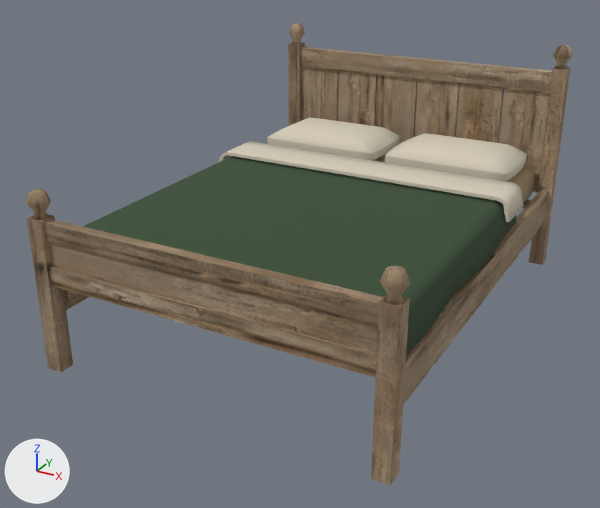
What one commit did to the Blender file data/Assets/Entities/Furniture/Double Bed.blend.
One viewpoint serves both versions: a 50 mm lens placed at (2.31, -4.61, 2.66), pointed at (-0.1, -0.23, 0.47). Every picture has the same lights, and +X, +Y and +Z are marked at lower left. The older version comes first.

Script lines for the objects in view, before the commit:
```python
me_linen = bpy.data.meshes.new('Linen')
me_linen.from_pydata(...)  # 720 vertices, 714 faces; spans x -1.11..1.11, y 0.32..1.33, z 0.74..0.99
me_linen.materials.append(mat_mat_linen)  # pale yellow #d4cbb8
me_woodplank = bpy.data.meshes.new('WoodPlank')
me_woodplank.from_pydata(...)  # 408 vertices, 396 faces; spans x -1.14..1.14, y -1.55..1.55, z 0.0..1.66
me_woodplank.materials.append(mat_mat_woodplank)  # picture img_ts___wood_plank___albedo_png
me_woolgreen = bpy.data.meshes.new('WoolGreen')
me_woolgreen.from_pydata(...)  # 352 vertices, 350 faces; spans x -1.1..1.1, y -1.49..0.62, z 0.62..0.85
me_woolgreen.materials.append(mat_mat_woolgreen)  # dark green #384d35
ob_double_bed_linen = bpy.data.objects.new('Double Bed Linen', me_linen)
ob_double_bed_linen.location = (0.0, 0.0, 0.0)
ob_double_bed_woodplank = bpy.data.objects.new('Double Bed WoodPlank', me_woodplank)
ob_double_bed_woodplank.location = (0.0, 0.0, 0.0)
ob_double_bed_woolgreen = bpy.data.objects.new('Double Bed WoolGreen', me_woolgreen)
ob_double_bed_woolgreen.location = (0.0, 0.0, 0.0)
```
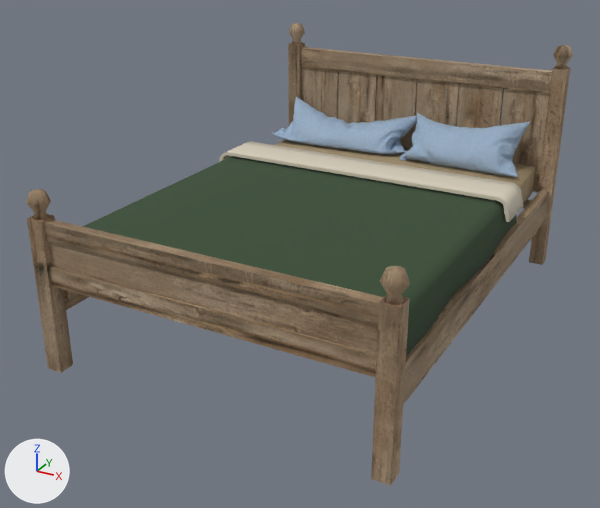
Changed parts and their boxes (x1, y1, x2, y2) in the pictures (600 x 508 px):
'Double Bed Linen', reshaped (24% shorter)
    before: (219, 117, 527, 222)
    after: (219, 142, 524, 222)
'2', added (blue)
    after: (400, 113, 530, 178)
'1', added (blue)
    after: (272, 97, 417, 154)
part 1 of me_linen, deleted (pale yellow)
    before: (268, 117, 401, 161)
part 2 of me_linen, deleted (pale yellow)
    before: (385, 133, 527, 181)
'Double Bed Ticking', unchanged, uncovered by the edit
    before: (373, 154, 535, 204)
    after: (275, 140, 535, 204)

What changed in the scene script:
```text
Add img_seamless_1807374_jpg_001:
    img_seamless_1807374_jpg_001 = load_image('seamless-1807374.jpg.001', '_unpacked/seamless-1807374.jpg', 2048, 2048, 'sRGB')
Add img_seamless_1807374_jpg:
    img_seamless_1807374_jpg = load_image('seamless-1807374.jpg', '_unpacked/seamless-1807374.jpg', 2048, 2048, 'sRGB')
Add mat_pillow_material_001:
    mat_pillow_material_001 = bpy.data.materials.new('pillow material.001')
    # colours: blue #c4e0ff
    # uses the picture img_seamless_1807374_jpg_001
Add mat_pillow_material:
    mat_pillow_material = bpy.data.materials.new('pillow material')
    # colours: blue #c4e0ff
    # uses the picture img_seamless_1807374_jpg
Change me_linen:
    used by ob_double_bed_linen; location = (0.0, 0.0, 0.0)
    remove me_linen.from_pydata(...)  # 720 vertices, 714 faces; spans x -1.11..1.11, y 0.32..1.33, z 0.74..0.99
    add me_linen.from_pydata(...)  # 128 vertices, 126 faces; spans x -1.11..1.11, y 0.32..0.65, z 0.74..0.88
    me_linen part 1: the loose piece of 296 vertices spanning x -0.96..-0.03, y 0.76..1.33, z 0.75..0.99 is deleted
    me_linen part 2: the loose piece of 296 vertices spanning x 0.03..0.96, y 0.76..1.33, z 0.75..0.99 is deleted
Add me_2:
    me_2.from_pydata(...)  # 2857 vertices, 5710 faces; spans x -2.83..0.61, y -1.33..0.5, z 0.01..1.15
    me_2.materials.append(mat_pillow_material_001)
Add me_1:
    me_1.from_pydata(...)  # 3679 vertices, 7354 faces; spans x -3.2..1.3, y -1.66..0.31, z 0.01..0.98
    me_1.materials.append(mat_pillow_material)
Add ob_2:
    ob_2 = bpy.data.objects.new('2', me_2)
    ob_2.location = (0.798, 1.323, 0.803)
    ob_2.scale = (0.271, 0.271, 0.271)
Add ob_1:
    ob_1 = bpy.data.objects.new('1', me_1)
    ob_1.location = (-0.249, 1.427, 0.815)
    ob_1.scale = (0.262, 0.262, 0.262)
```
